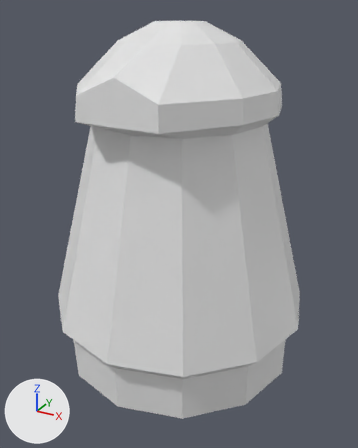
An edit to the FBX model hovership/Assets/Meshes/windmill.fbx, drawn before and after from the same camera.
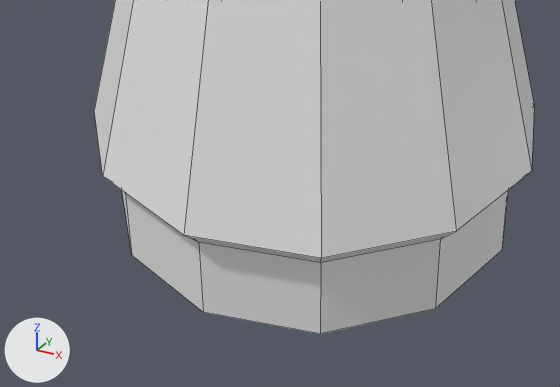
Each version appears first whole from a 50 mm camera at (7.29, -13.29, 11.32) aimed at (0.1, -0.22, 4.78), and next in a close-up on the part from 2% to 88% of the width and 52% to 100% of the height. The lights are fixed; the arrows at lower left show +X, +Y and +Z. The close-ups show mesh edges as thin lines. Where no turn or scale is listed for an object, it has been applied to the vertices.
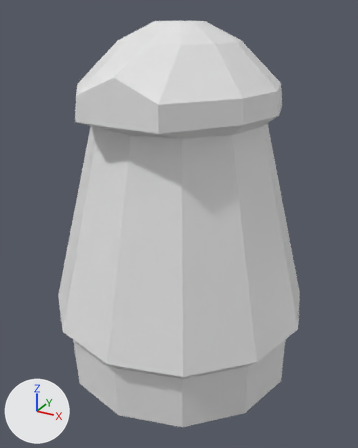
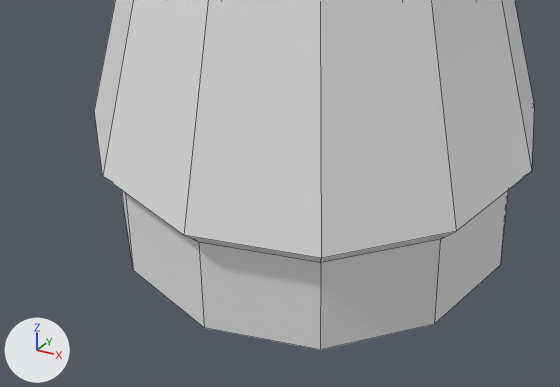
Commit message: Adjust windmill model

The change in detail:
me_cylinder has 96 vertices, 85 faces and spans x -4.29..4.29, y -4.29..4.29, z 0.07..10.93.
me_cylinder is used by ob_cylinder; location (0.0, 0.0, 0.0).
me_cylinder part 1: all 12 vertices in x -3.92..3.92, y -3.92..3.92, z 0.07 are moved by (0.0, 0.0, -0.35).

Changed parts and their boxes [x1, y1, x2, y2] in the close-ups (560 x 387 px; the box of a moved part takes in the faces that stretch with it):
'Cylinder', reshaped: before [94, 0, 534, 334]; after [94, 0, 534, 350]
part 1 of me_cylinder, moved or reshaped: before [122, 190, 508, 334]; after [122, 190, 508, 350]
